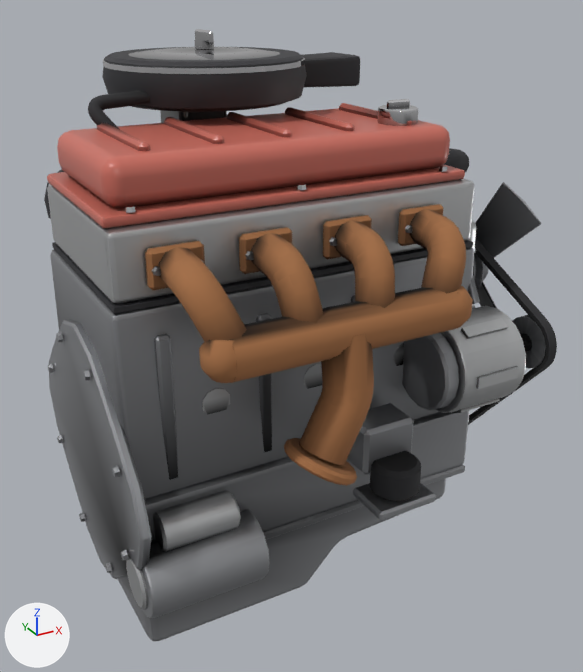
Before and after pictures for a commit that changed the glTF model public/models/modcar/parts/eng_i4.glb.
Both versions are drawn from a 50 mm lens placed at (-0.451, -0.847, 0.727), pointed at (0.01, -0.009, 0.308). Arrows for +X, +Y and +Z are at lower left; the lights stay in place. The older version comes first. Vertices at exactly the same position are counted once.

Objects in the first picture: 'PART'.
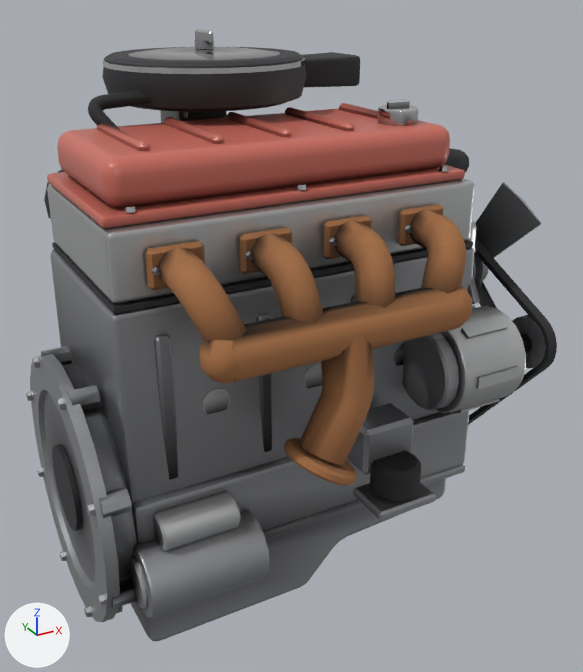
Commit message: ModCar parts: cast flywheel housings on the car engines

Where the change shows, as pixel boxes (x1, y1, x2, y2) in the pictures (583 x 672 px; the box of a moved part takes in the faces that stretch with it):
'PART', reshaped
    before: (44, 29, 557, 641)
    after: (26, 29, 557, 641)
part 1 of me_part, added
    after: (26, 391, 33, 401)
part 2 of me_part, added
    after: (41, 346, 72, 365)
part 3 of me_part, added
    after: (32, 357, 40, 368)
part 4 of me_part, added
    after: (67, 385, 101, 411)
part 5 of me_part, added
    after: (57, 398, 66, 410)
part 6 of me_part, added
    after: (99, 488, 132, 518)
part 7 of me_part, added
    after: (87, 503, 96, 516)
part 8 of me_part, added
    after: (112, 579, 136, 609)
part 9 of me_part, moved or reshaped
    before: (121, 550, 129, 560)
    after: (98, 593, 107, 606)
part 10 of me_part, moved or reshaped
    before: (83, 369, 90, 380)
    after: (84, 605, 92, 617)
part 11 of me_part, added
    after: (60, 551, 67, 561)
part 12 of me_part, added
    after: (37, 467, 44, 477)
part 13 of me_part, added
    after: (52, 444, 82, 531)
part 14 of me_part, rebuilt
    before: (49, 319, 152, 579)
    after: (30, 354, 137, 622)
part 15 of me_part, deleted
    before: (48, 332, 120, 573)
part 16 of me_part, recoloured
    both: (58, 108, 448, 640)

The change in detail:
me_part is used by ob_part; location (0.0, 0.0, 0.0).
me_part had 6572 vertices, 12438 faces and spanned x -0.271..0.32, y -0.263..0.273, z -0.004..0.672.
me_part now has 6893 vertices, 13008 faces and spans x -0.302..0.32, y -0.263..0.273, z 0.0..0.672.
me_part part 1: a new loose piece, a 6-sided cut cone along x (radius 0.006 at the low end, 0.0075 at the high end) spanning x -0.302..-0.296, y 0.136..0.149, z 0.2215..0.2365, in mat_steel.
me_part part 2: a new loose piece, an 8-sided cylinder along x spanning x -0.29..-0.26, y 0.046..0.072, z 0.299..0.325, in mat_steel.
me_part part 3: a new loose piece, a 6-sided cut cone along x (radius 0.006 at the low end, 0.0075 at the high end) spanning x -0.302..-0.296, y 0.0525..0.0655, z 0.305..0.32, in mat_steel.
me_part part 4: a new loose piece, an 8-sided cylinder along x spanning x -0.29..-0.26, y -0.072..-0.046, z 0.299..0.325, in mat_steel.
me_part part 5: a new loose piece, a 6-sided cut cone along x (radius 0.006 at the low end, 0.0075 at the high end) spanning x -0.302..-0.296, y -0.0655..-0.0525, z 0.305..0.32, in mat_steel.
me_part part 6: a new loose piece, an 8-sided cylinder along x spanning x -0.29..-0.26, y -0.155..-0.129, z 0.216..0.242, in mat_steel.
me_part part 7: a new loose piece, a 6-sided cut cone along x (radius 0.006 at the low end, 0.0075 at the high end) spanning x -0.302..-0.296, y -0.149..-0.136, z 0.2215..0.2365, in mat_steel.
me_part part 8: a new loose piece, an 8-sided cylinder along x spanning x -0.29..-0.26, y -0.155..-0.129, z 0.098..0.124, in mat_steel.
me_part part 9: the loose piece of 12 vertices spanning x -0.271..-0.266, y -0.145..-0.133, z 0.15..0.163 is turned 68 degrees about the x axis through its middle and scaled by 1.16, then moved by (-0.031, -0.004, -0.045).
me_part part 10: the loose piece of 12 vertices spanning x -0.271..-0.266, y -0.064..-0.051, z 0.334..0.345 is turned 34 degrees about the x axis through its middle and scaled by 1.16, then moved by (-0.031, -0.002, -0.312).
me_part part 11: a new loose piece, a 6-sided cut cone along x (radius 0.006 at the low end, 0.0075 at the high end) spanning x -0.302..-0.296, y 0.0525..0.0655, z 0.02..0.035, in mat_steel.
me_part part 12: a new loose piece, a 6-sided cut cone along x (radius 0.006 at the low end, 0.0075 at the high end) spanning x -0.302..-0.296, y 0.136..0.149, z 0.1035..0.1185, in mat_steel.
me_part part 13: a new loose piece, a 20-sided cylinder along x spanning x -0.297..-0.291, y -0.0526..0.0526, z 0.1174..0.2226, in mat_trim.
me_part part 14: the loose piece of 88 vertices spanning x -0.264..-0.252, y -0.191..0.191, z 0.045..0.375 is rebuilt with 193 vertices and now spans x -0.296..-0.25, y -0.162..0.162, z 0.008..0.332.
me_part part 15: 6 loose pieces with 72 vertices, spanning x -0.271..-0.266, y -0.145..0.144, z 0.074..0.346, are deleted.
me_part part 16: 7658 kept faces spanning x -0.265..0.32, y -0.263..0.273, z 0.002..0.672 get new vertex colours.
Other edits to the shape of me_part do not show in these pictures.
